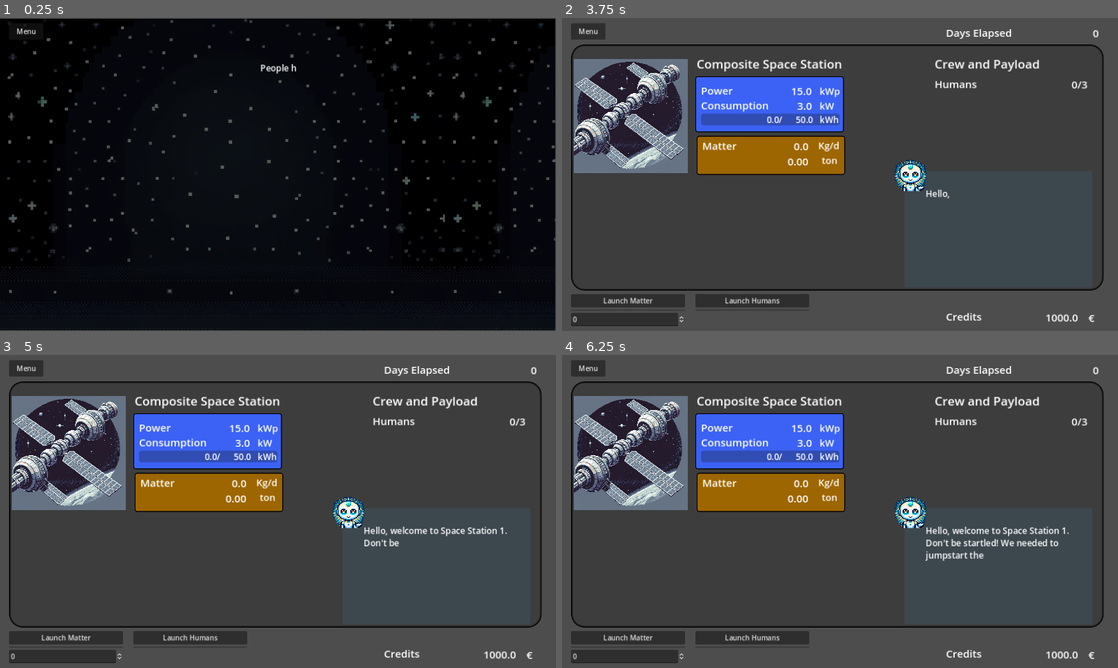
Above: before the commit, frames 1-4 (two rows, left to right).
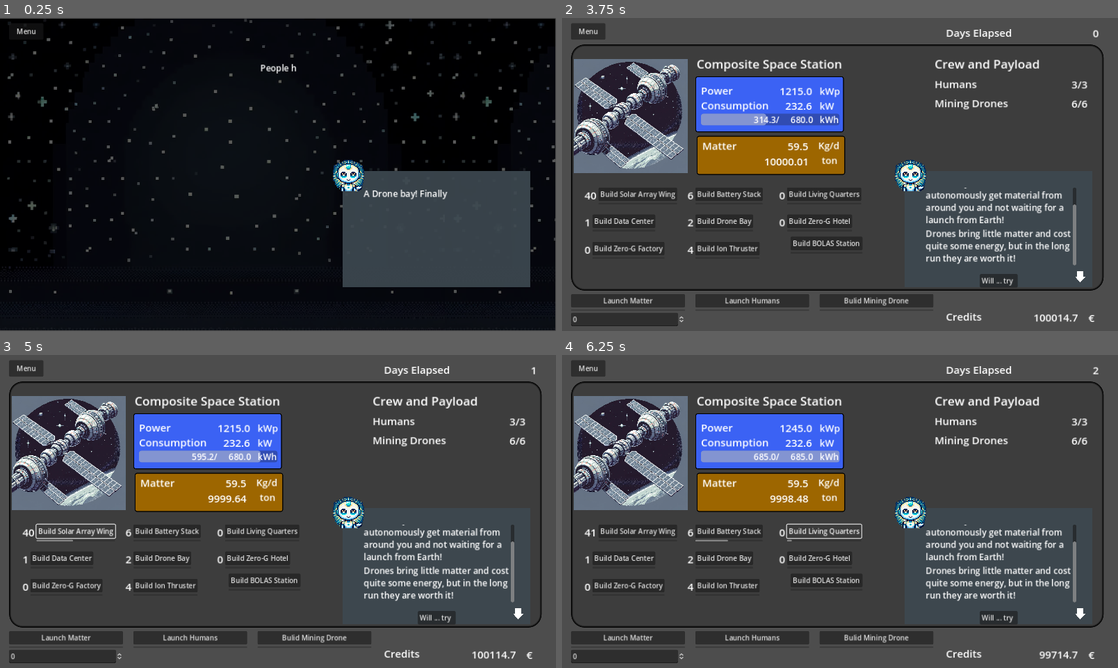
Above: after the commit, the same moments.

Repository: AndreaIdini/StarPilgrims
Game: Godot game, scene res://main.tscn
Two runs of this game, one before a commit and one after it. Both use one fixed random seed, a clock stepped at 60 frames per second and the inputs below.
Inputs (mouse positions are in pixels of both pictures, inside the frame that each line leads up to):
- Up to frame 1 (0.25 s): no input
- Up to frame 2 (3.75 s): click "Launch Humans" at 0.5 s; click "Launch Humans" at 1.25 s; click "Launch Matter" at 2 s; click "Launch Matter" at 2.75 s; click "Let's embark on this adventur…" at 3.5 s
- Up to frame 3 (5 s): click (77, 530) at 4.25 s, where only the run after the commit has a clickable "Build Solar Array Wing"
- Up to frame 4 (6.25 s): click (728, 530) at 5 s, where only the run after the commit has a clickable "Build Battery Stack"; click (823, 530) at 5.75 s, where only the run after the commit has a clickable "Build Living Quarters"

The runs differ from the first frame. In frame 1, 13% of the frame differs, in the area x 59-96%, y 45-86%; in frame 2, 5.3%; in frame 3, 5.9%; in frame 4, 6.1%.

Commit message:
Added hover on Launch buttons and fix of travel mechanics

Diff:
--- a/Buttons/ContainerTravelButton.gd
+++ b/Buttons/ContainerTravelButton.gd
@@ -52,7 +52,7 @@
 			return
 
 		energy_cost = tot_energy_cost/travel_tot_time/24
-		mass_cost = tot_energy_cost/travel_tot_time/1000
+		mass_cost = tot_energy_cost/travel_tot_time/100
 
 		station.energy += - energy_cost*delta
 		station.matter += - mass_cost*delta
--- a/Buttons/InfoBox.gd
+++ b/Buttons/InfoBox.gd
@@ -51,3 +51,12 @@
 
 func _on_container_travel_button_mouse_entered():
 	self.text = %ContainerTravelButton.description
+
+func _on_container_launch_h_mouse_entered():
+	self.text = $"../LaunchBuild".description_humans
+
+func _on_container_launch_m_mouse_entered():
+	self.text = $"../LaunchBuild".description_matter
+
+func _on_container_build_drone_mouse_entered():
+	self.text = $"../LaunchBuild".description_drone
--- a/Launch.gd
+++ b/Launch.gd
@@ -32,8 +32,13 @@
 
 var travelling = false
 
+var description_humans = ""
+var description_matter = ""
+var description_drone = ""
+
 # Called when the node enters the scene tree for the first time.
 func _ready():
+	update_descriptions()
 	pass # Replace with function body.
 
 # Called every frame. 'delta' is the elapsed time since the previous frame.
@@ -104,3 +109,8 @@
 		build_counter = 0
 
 	progress_build_md.max_value = time_to_build_drone/log(station.humans+1)*log(2)
+
+func update_descriptions():
+	description_humans = "Will launch an astronaut adding them to your station's crew.\nIt takes time to get them ready and you pay in advance.\n\ntime to launch: " + str(time_to_launch_humans) + "\ncost to launch: " + str(cost_to_launch_humans) + "\nhumans: " + str(humans_transported)
+	description_matter = "Will launch some matter. \n\ntime to launch: " + str(time_to_launch_matter) + "\ncost to launch: " + str(matter_cost) + " credits/ton\nhumans: " + str(humans_transported)
+	description_drone = "Will build a faithful little drone that will collect matter for you \n\ntime to build: " + str(time_to_build_drone) + "\nmatter cost: " + str(drone_matter_cost) + " ton\nenergy cost: "+ str(drone_energy_cost) + " kWh"
--- a/Station.gd
+++ b/Station.gd
@@ -1,7 +1,7 @@
 extends Node
 
 class_name Station
-var cheat = false
+var cheat = true
 
 var time = 0.
 
@@ -321,6 +321,7 @@
 		solar_power_installed = solar_power_installed*0.25
 
 	update_visuals()
+	$"../LaunchBuild".update_descriptions()
 
 func station_mass():
 	var mass = 0.
--- a/StoryBox.gd
+++ b/StoryBox.gd
@@ -35,12 +35,12 @@
  Here it is its first step.
 ", "Let's embark on this adventure!")
 
-func game_over():
+func game_over(texten="At least one human would have died frozen or hungry unless I intervened, despite what I hope are your best efforts.
+
+Unfortunately this makes you unfit for a mission critical AI. Our space program needs better"):
 	button.hide()
-
-	text_scroll("[center]At least one human would have died frozen or hungry unless I intervened, despite what I hope are your best efforts.
-
-Unfortunately this makes you unfit for a mission critical AI. Our space program needs better", "")
+	$"../PanelStation".hide()
+	text_scroll("[center]"+texten, "")
 
 func about():
 	button.hide()
--- a/main.gd
+++ b/main.gd
@@ -63,20 +63,37 @@
 
 	if station.matter < 0 && ! matter_crisis:
 		matter_crisis = true
+
+		if %ContainerTravelButton.travel_in_progress || station.orbit_Asteroid:
+			story_box.game_over("I cannot help you delivering matter so far away from Earth!
+
+			Your humans are really in a pickle now!
+			You have not satisfied your directives and you will be moved to more menial jobs, try to plan ahead next time!")
+
 		# Put two alternatives
 		await event_box.text_scroll("You've run out of matter, your humans are starving!
 
-I can send you rapidly some emergency provision, but it's going to cost you 300 credits for 100 kg!", "Accept")
+I can send you rapidly some emergency provision, but it's going to cost you 500 credits for 100 kg!", "Accept")
 
-		if credits > 300:
-			credits -= 300
+		if credits > 500:
+			credits -= 500
 			station.matter += 0.1
 		else:
 			story_box.game_over()
+
 		matter_crisis = false
+
+	if station.humans == 0:
+		energy_crisis = false
 
 	if station.energy < 0 && ! energy_crisis:
 		energy_crisis = true
+
+		if %ContainerTravelButton.travel_in_progress || station.orbit_Asteroid:
+			story_box.game_over("I cannot rescue your humans so far away from Earth!
+
+				You have not satisfied your directives and you will be moved to more menial jobs, try to plan ahead next time!")
+			station.humans = 0
 
 		if station.humans > 0:
 			await event_box.text_scroll("You've run out of energy, your life support system is off!
@@ -84,8 +101,12 @@
 Your humans need to evacuate immediately for their safety.
 I hope you have enough credits to financially recover from this", "Accept")
 
-			credits -= 300
+			credits -= 500
 			station.humans = 0
 
 			if credits < $LaunchBuild.cost_to_launch_humans:
-				story_box.game_over()
+				story_box.game_over("")
+
+			print(energy_crisis)
+
+	pass
--- a/main.tscn
+++ b/main.tscn
@@ -998,8 +998,11 @@
 [connection signal="pressed" from="PanelStation/ModuleBuild/ContainerFactory/ContainerFactoryButton/BuildFactory" to="PanelStation/ModuleBuild/ContainerFactory" method="_on_build_pressed"]
 [connection signal="mouse_entered" from="PanelStation/ModuleBuild/ContainerBOLASButton" to="InfoBox" method="_on_container_bolas_button_mouse_entered"]
 [connection signal="pressed" from="PanelStation/ModuleBuild/ContainerBOLASButton/BuildBOLAS" to="PanelStation/ModuleBuild/ContainerBOLASButton" method="_on_build_bolas_pressed"]
+[connection signal="mouse_entered" from="LaunchBuild/ContainerLaunchH" to="InfoBox" method="_on_container_launch_h_mouse_entered"]
 [connection signal="pressed" from="LaunchBuild/ContainerLaunchH/LaunchHumans" to="LaunchBuild" method="_on_launch_humans_pressed"]
+[connection signal="mouse_entered" from="LaunchBuild/ContainerLaunchM" to="InfoBox" method="_on_container_launch_m_mouse_entered"]
 [connection signal="pressed" from="LaunchBuild/ContainerLaunchM/LaunchMatter" to="LaunchBuild" method="_on_launch_matter_pressed"]
+[connection signal="mouse_entered" from="LaunchBuild/ContainerBuildDrone" to="InfoBox" method="_on_container_build_drone_mouse_entered"]
 [connection signal="pressed" from="LaunchBuild/ContainerBuildDrone/BuildMiningDrone" to="LaunchBuild" method="_on_build_drone_pressed"]
 [connection signal="pressed" from="StoryBox/Button" to="StoryBox" method="_on_button_pressed"]
 [connection signal="mouse_entered" from="InfoBox" to="InfoBox" method="_on_mouse_entered"]
